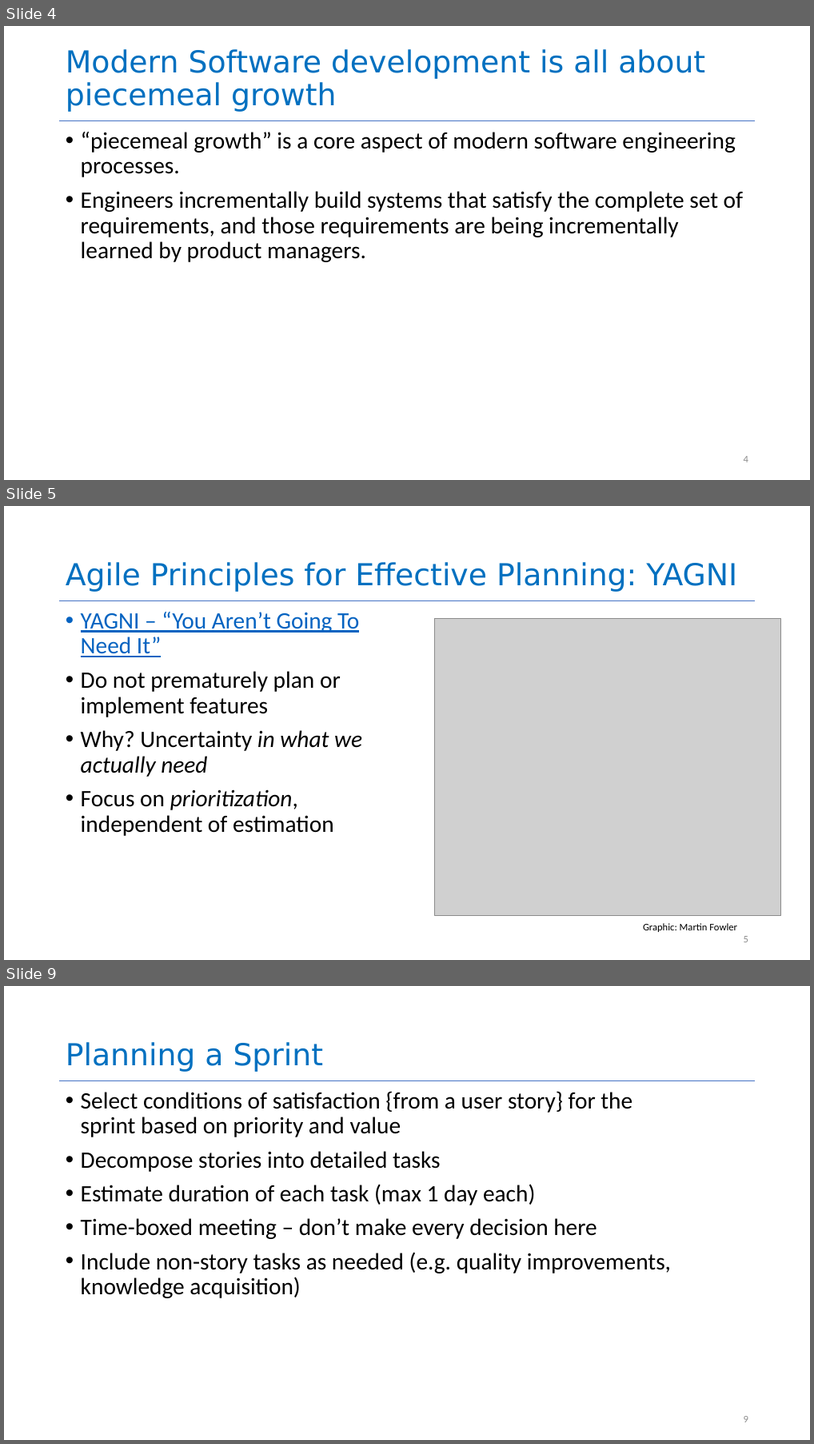
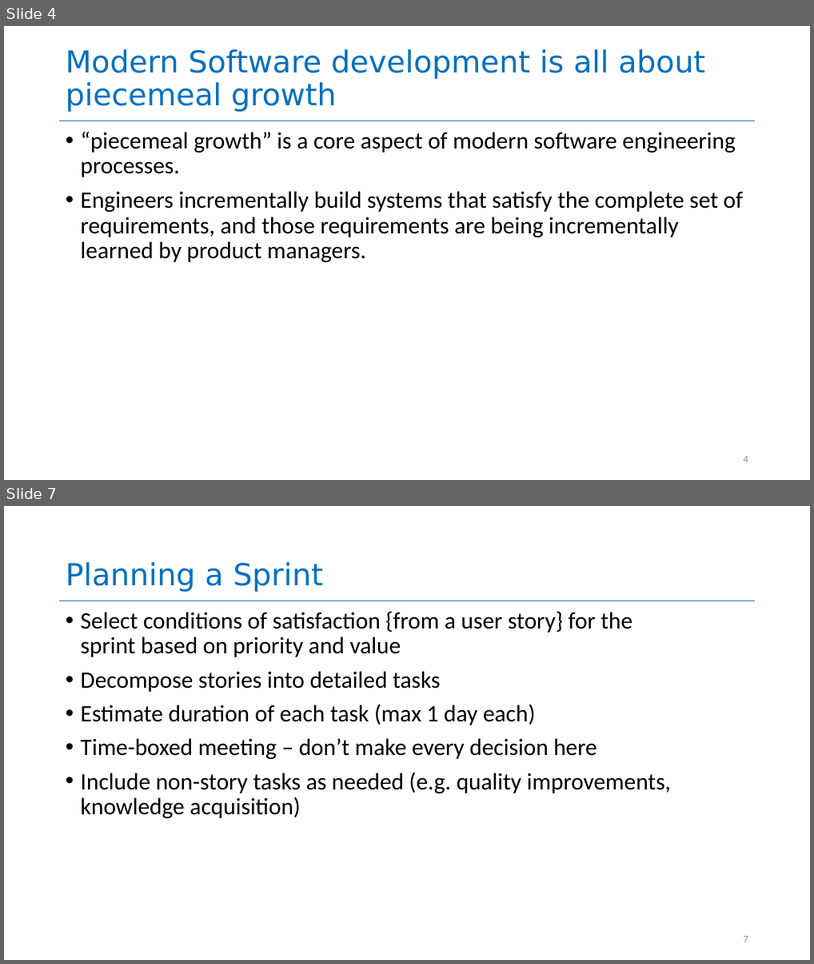
Before and after one commit to neu-se/CS4530-Fall-2026, a slide deck: Slides/Module 07.3 Agile Planning and Estimation.pptx. Shown one above the other, each under a label of ours: slides 4, 5 and 9 before the commit, slides 4 and 7 after it; the slides between them are not shown. The pictures are 814x1444 and 814x964 pixels, drawn with LibreOffice and Linux fonts; fonts in the diff are those of the drawing; grey boxes stand for pictures. Boxes give left, top, right and bottom in pixels: in the first picture for what was removed or moved away, otherwise in the second. Text is boxed around its words. In the diff, an @@ line names an element or a change of style, - is before the commit and + after.

```diff
--- a/Slides/Module 07.3 Agile Planning and Estimation.pptx
+++ b/Slides/Module 07.3 Agile Planning and Estimation.pptx
@@ slide 5 removed at bbox=[4, 506, 810, 960], background #FFFFFF; not listed: 1 template element that a slide beside it also shows @@
@@ title removed at bbox=[66, 562, 738, 592] @@
-Agile Principles for Effective Planning: YAGNI
@@ text removed at bbox=[81, 612, 362, 836] @@
-• YAGNI – “You Aren’t Going To Need It”
-• Do not prematurely plan or implement features
-• Why? Uncertainty in what we actually need
-• Focus on prioritization, independent of estimation
@@ picture removed at bbox=[434, 619, 782, 916] @@
@@ text removed at bbox=[643, 923, 738, 932] @@
-Graphic: Martin Fowler
@@ page number removed at bbox=[744, 936, 749, 942] @@
-5
@@ what was slide 9 is now slide 7 @@
@@ page number at bbox=[744, 936, 749, 942]: text changed @@
-9
+7
```
Also in this commit, not shown: 6 slides changed, 1 other slide removed, 6 other files.
